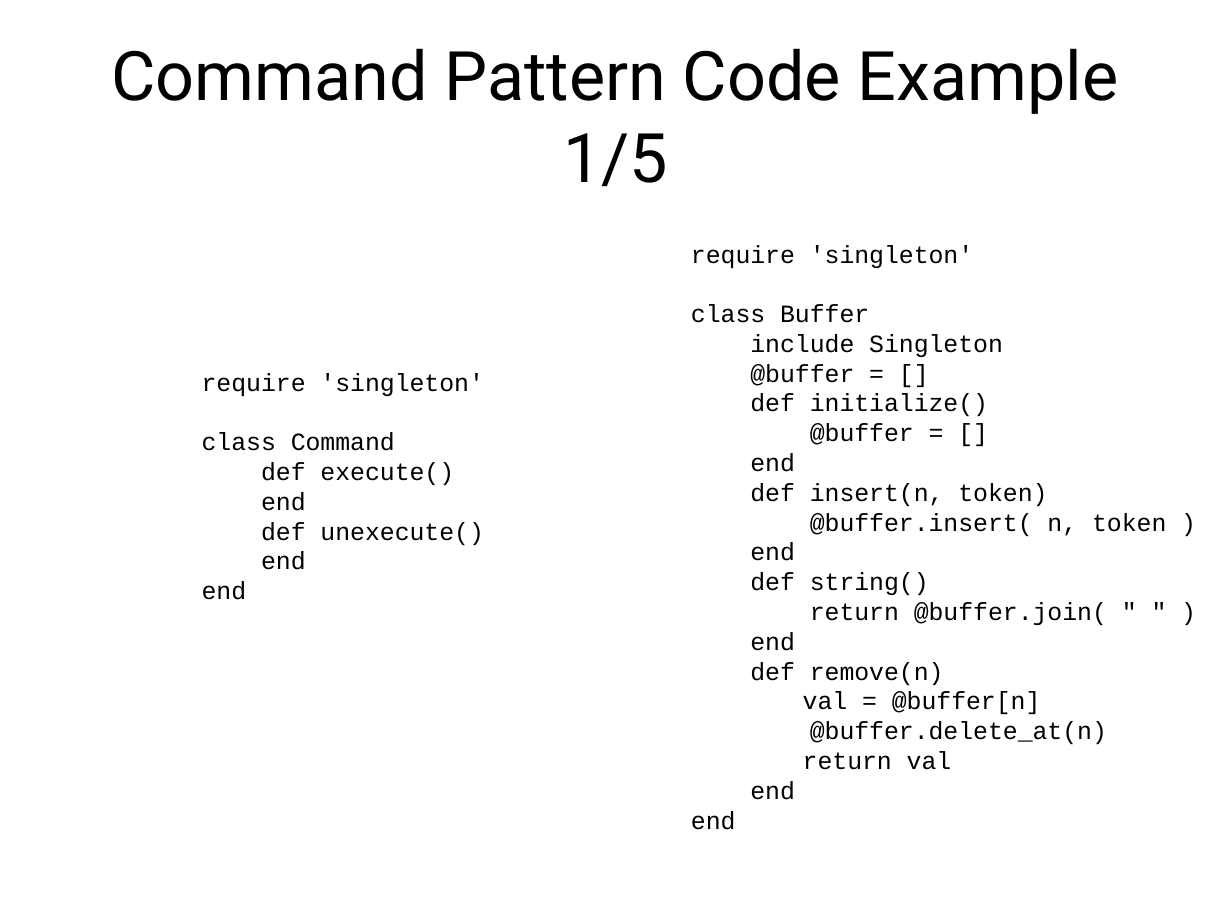
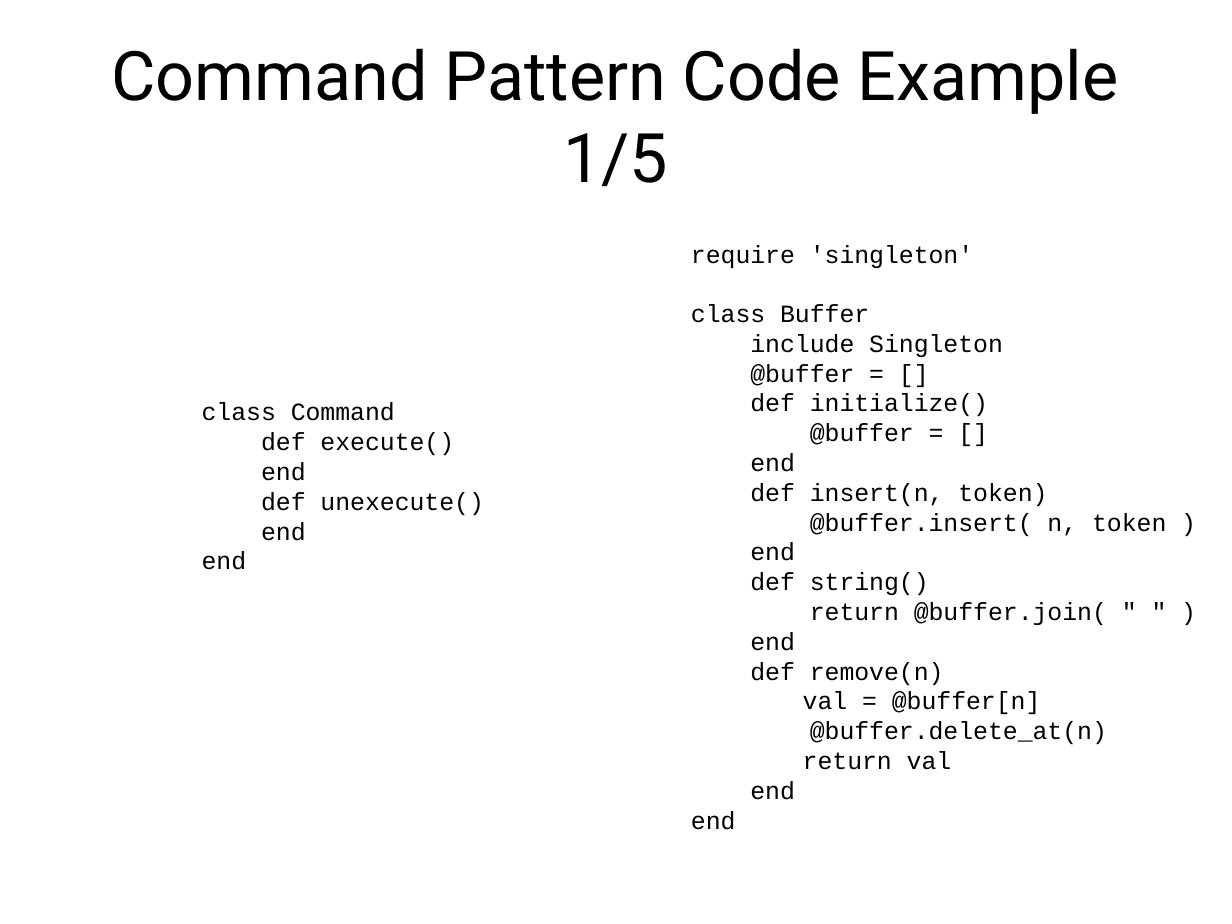
Before and after one commit to abramhindle/ruby-design-patterns, a slide deck: slide 20 of ruby-design-patterns-partI.odp (slide 19 before the commit). Drawn at 1232x924 pixels with LibreOffice and Linux fonts; fonts in the diff are those of the drawing. Boxes give left, top, right and bottom in pixels: in the first picture for what was removed or moved away, otherwise in the second. Text is boxed around its words. In the diff, an @@ line names an element or a change of style, - is before the commit and + after.

```diff
--- a/ruby-design-patterns-partI.odp
+++ b/ruby-design-patterns-partI.odp
@@ text at box(202, 373, 483, 396): paragraph removed @@
-require 'singleton'
```
Also in this commit, not shown: 1 other slide changed, 2 slides added, 1 other file.
